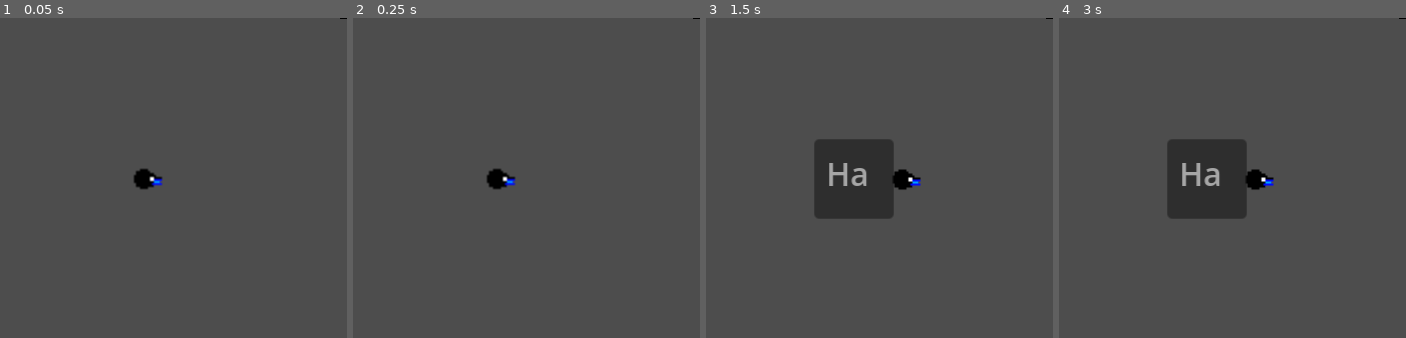
Above: before the commit, frames 1-4 (left to right).
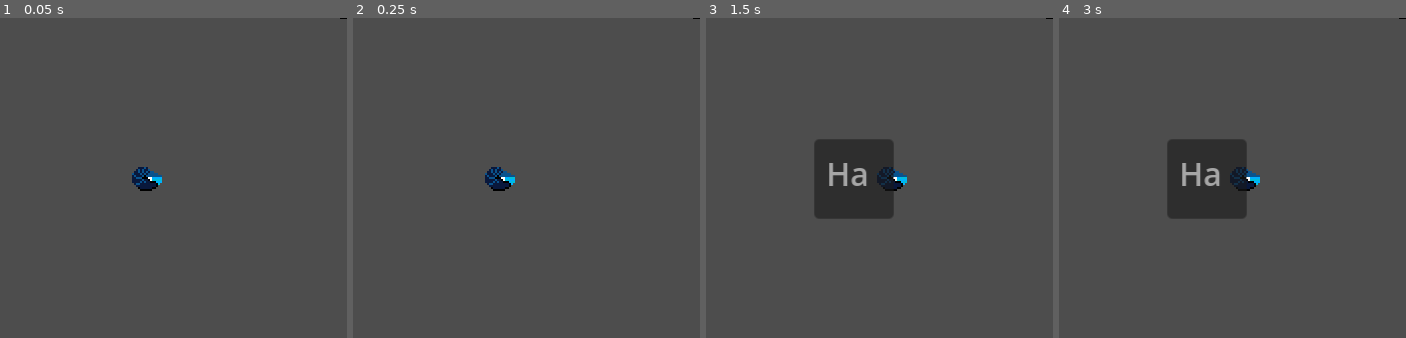
Above: after the commit, the same moments.

Repository: the-alex-g/LD54
Game: Godot game, scene res://world/world.tscn
The game is run twice, just before and just after one commit, with the same random seed, the same clock (stepped at 60 frames per second) and the same inputs.
Inputs:
- Up to frame 1 (0.05 s): no input
- Up to frame 2 (0.25 s): no input
- Up to frame 3 (1.5 s): tap Enter at 0.5 s; hold D (right) 0.53-1.28 s; tap Space (attack) at 0.6 s; hold S (down) from 1.28 s (still down); tap B (build) at 1.35 s
- Up to frame 4 (3 s): tap Space (attack) at 2, 2.1 s; release S (down) at 2.03 s; hold D (right) 2.03-2.78 s; tap Enter at 2.75 s; hold W (up) from 2.78 s (still down); tap B (build) at 2.85 s
The pictures show only the part of the screen within x 36-86%, y 25-75%; the shares and areas given below are measured in that part.

The runs differ from the first frame. In frame 1, 0.5% of the frame differs, in the area x 38-47%, y 46-55%; in frame 2, 0.5%; in frame 3, 0.7%, in the area x 49-62%, y 46-55%; in frame 4, 0.7%.

Commit message:
Add art for constructions

Diff:
--- /dev/null
+++ b/project/constructions/detritivores.tscn
@@ -0,0 +1,53 @@
+[gd_scene load_steps=8 format=3 uid="uid://dj8e8nnteri6g"]
+
+[ext_resource type="Script" path="res://constructions/generator.gd" id="1_gqsp3"]
+[ext_resource type="Texture2D" uid="uid://cr1q1drvded24" path="res://constructions/images/detritivores.png" id="2_qj6fs"]
+
+[sub_resource type="AtlasTexture" id="AtlasTexture_ldor5"]
+atlas = ExtResource("2_qj6fs")
+region = Rect2(0, 0, 16, 16)
+
+[sub_resource type="AtlasTexture" id="AtlasTexture_ogfdi"]
+atlas = ExtResource("2_qj6fs")
+region = Rect2(16, 0, 16, 16)
+
+[sub_resource type="AtlasTexture" id="AtlasTexture_brctr"]
+atlas = ExtResource("2_qj6fs")
+region = Rect2(0, 16, 16, 16)
+
+[sub_resource type="AtlasTexture" id="AtlasTexture_3tx7y"]
+atlas = ExtResource("2_qj6fs")
+region = Rect2(16, 16, 16, 16)
+
+[sub_resource type="SpriteFrames" id="SpriteFrames_hcvtc"]
+animations = [{
+"frames": [{
+"duration": 1.0,
+"texture": SubResource("AtlasTexture_ldor5")
+}, {
+"duration": 1.0,
+"texture": SubResource("AtlasTexture_ogfdi")
+}, {
+"duration": 1.0,
+"texture": SubResource("AtlasTexture_brctr")
+}, {
+"duration": 1.0,
+"texture": SubResource("AtlasTexture_3tx7y")
+}],
+"loop": true,
+"name": &"default",
+"speed": 5.0
+}]
+
+[node name="Detritivores" type="Node2D"]
+script = ExtResource("1_gqsp3")
+resources = {
+"chitin": 1,
+"light": 0,
+"threads": 0
+}
+
+[node name="AnimatedSprite2D" type="AnimatedSprite2D" parent="."]
+texture_filter = 1
+sprite_frames = SubResource("SpriteFrames_hcvtc")
+autoplay = "default"
--- a/project/constructions/glowing_algae.tscn
+++ b/project/constructions/glowing_algae.tscn
@@ -1,7 +1,43 @@
-[gd_scene load_steps=3 format=3 uid="uid://dha8g5ttkq2lu"]
+[gd_scene load_steps=8 format=3 uid="uid://dha8g5ttkq2lu"]
 
 [ext_resource type="Script" path="res://constructions/generator.gd" id="1_eygn1"]
 [ext_resource type="Texture2D" uid="uid://c67n0d17h7oyv" path="res://constructions/images/glowing_algae.png" id="2_digay"]
+
+[sub_resource type="AtlasTexture" id="AtlasTexture_h243b"]
+atlas = ExtResource("2_digay")
+region = Rect2(0, 0, 16, 16)
+
+[sub_resource type="AtlasTexture" id="AtlasTexture_q1llv"]
+atlas = ExtResource("2_digay")
+region = Rect2(16, 0, 16, 16)
+
+[sub_resource type="AtlasTexture" id="AtlasTexture_t7m6l"]
+atlas = ExtResource("2_digay")
+region = Rect2(0, 16, 16, 16)
+
+[sub_resource type="AtlasTexture" id="AtlasTexture_xqlfe"]
+atlas = ExtResource("2_digay")
+region = Rect2(16, 16, 16, 16)
+
+[sub_resource type="SpriteFrames" id="SpriteFrames_gj5xv"]
+animations = [{
+"frames": [{
+"duration": 1.0,
+"texture": SubResource("AtlasTexture_h243b")
+}, {
+"duration": 1.0,
+"texture": SubResource("AtlasTexture_q1llv")
+}, {
+"duration": 1.0,
+"texture": SubResource("AtlasTexture_t7m6l")
+}, {
+"duration": 1.0,
+"texture": SubResource("AtlasTexture_xqlfe")
+}],
+"loop": true,
+"name": &"default",
+"speed": 5.0
+}]
 
 [node name="GlowingAlgae" type="Node2D"]
 script = ExtResource("1_eygn1")
@@ -11,5 +47,7 @@
 "threads": 0
 }
 
-[node name="Sprite2D" type="Sprite2D" parent="."]
-texture = ExtResource("2_digay")
+[node name="Sprite2D" type="AnimatedSprite2D" parent="."]
+texture_filter = 1
+sprite_frames = SubResource("SpriteFrames_gj5xv")
+autoplay = "default"
--- a/project/constructions/harvester.gd
+++ b/project/constructions/harvester.gd
@@ -8,15 +8,12 @@
 var potential_targets : Array[Vector2] = [] : set = _set_potential_targets
 
 
-func _ready()->void:
-	print(global_position)
-
-
 func _process(delta:float)->void:
 	if resources_collected == 3 and potential_targets.size() > 0:
 		_find_new_target()
 	if target != Vector2.INF:
 		global_position = lerp(global_position, target, 0.5 * delta)
+		look_at(target)
 		if target.distance_squared_to(global_position) < 1.0:
 			_reached_target()
 
--- a/project/constructions/harvester.tscn
+++ b/project/constructions/harvester.tscn
@@ -1,9 +1,53 @@
-[gd_scene load_steps=3 format=3 uid="uid://bjunqb1hiyubs"]
+[gd_scene load_steps=10 format=3 uid="uid://bjunqb1hiyubs"]
 
 [ext_resource type="Script" path="res://constructions/harvester.gd" id="1_u4j08"]
+[ext_resource type="Texture2D" uid="uid://cudxy1jopl82y" path="res://constructions/images/harvester.png" id="2_paoad"]
 
 [sub_resource type="CircleShape2D" id="CircleShape2D_knmbm"]
 radius = 5.0
+
+[sub_resource type="AtlasTexture" id="AtlasTexture_6opcl"]
+atlas = ExtResource("2_paoad")
+region = Rect2(0, 0, 16, 16)
+
+[sub_resource type="AtlasTexture" id="AtlasTexture_gqtrm"]
+atlas = ExtResource("2_paoad")
+region = Rect2(16, 0, 16, 16)
+
+[sub_resource type="AtlasTexture" id="AtlasTexture_gbmug"]
+atlas = ExtResource("2_paoad")
+region = Rect2(0, 16, 16, 16)
+
+[sub_resource type="AtlasTexture" id="AtlasTexture_ru3hl"]
+atlas = ExtResource("2_paoad")
+region = Rect2(16, 16, 16, 16)
+
+[sub_resource type="AtlasTexture" id="AtlasTexture_v3723"]
+atlas = ExtResource("2_paoad")
+region = Rect2(0, 32, 16, 16)
+
+[sub_resource type="SpriteFrames" id="SpriteFrames_o5e13"]
+animations = [{
+"frames": [{
+"duration": 1.0,
+"texture": SubResource("AtlasTexture_6opcl")
+}, {
+"duration": 1.0,
+"texture": SubResource("AtlasTexture_gqtrm")
+}, {
+"duration": 1.0,
+"texture": SubResource("AtlasTexture_gbmug")
+}, {
+"duration": 1.0,
+"texture": SubResource("AtlasTexture_ru3hl")
+}, {
+"duration": 1.0,
+"texture": SubResource("AtlasTexture_v3723")
+}],
+"loop": true,
+"name": &"default",
+"speed": 5.0
+}]
 
 [node name="Harvester" type="Node2D"]
 script = ExtResource("1_u4j08")
@@ -13,5 +57,10 @@
 [node name="CollisionShape2D" type="CollisionShape2D" parent="Area2D"]
 shape = SubResource("CircleShape2D_knmbm")
 
+[node name="AnimatedSprite2D" type="AnimatedSprite2D" parent="."]
+texture_filter = 1
+sprite_frames = SubResource("SpriteFrames_o5e13")
+autoplay = "default"
+
 [connection signal="tree_exited" from="." to="." method="_on_tree_exited"]
 [connection signal="area_entered" from="Area2D" to="." method="_on_area_2d_area_entered"]
--- a/project/constructions/harvester_spawn.tscn
+++ b/project/constructions/harvester_spawn.tscn
@@ -1,7 +1,56 @@
-[gd_scene load_steps=2 format=3 uid="uid://dy2kaphefxume"]
+[gd_scene load_steps=9 format=3 uid="uid://dy2kaphefxume"]
 
 [ext_resource type="Script" path="res://constructions/spawner.gd" id="1_wjujb"]
+[ext_resource type="Texture2D" uid="uid://ch1dbnvwv4cel" path="res://constructions/images/harvester_spawn.png" id="2_jkown"]
+
+[sub_resource type="AtlasTexture" id="AtlasTexture_yoabu"]
+atlas = ExtResource("2_jkown")
+region = Rect2(0, 0, 16, 16)
+
+[sub_resource type="AtlasTexture" id="AtlasTexture_a3gt7"]
+atlas = ExtResource("2_jkown")
+region = Rect2(16, 0, 16, 16)
+
+[sub_resource type="AtlasTexture" id="AtlasTexture_54gsf"]
+atlas = ExtResource("2_jkown")
+region = Rect2(0, 16, 16, 16)
+
+[sub_resource type="AtlasTexture" id="AtlasTexture_b0enb"]
+atlas = ExtResource("2_jkown")
+region = Rect2(16, 16, 16, 16)
+
+[sub_resource type="AtlasTexture" id="AtlasTexture_4abwr"]
+atlas = ExtResource("2_jkown")
+region = Rect2(0, 32, 16, 16)
+
+[sub_resource type="SpriteFrames" id="SpriteFrames_4qe6i"]
+animations = [{
+"frames": [{
+"duration": 1.0,
+"texture": SubResource("AtlasTexture_yoabu")
+}, {
+"duration": 1.0,
+"texture": SubResource("AtlasTexture_a3gt7")
+}, {
+"duration": 1.0,
+"texture": SubResource("AtlasTexture_54gsf")
+}, {
+"duration": 1.0,
+"texture": SubResource("AtlasTexture_b0enb")
+}, {
+"duration": 1.0,
+"texture": SubResource("AtlasTexture_4abwr")
+}],
+"loop": true,
+"name": &"default",
+"speed": 5.0
+}]
 
 [node name="HarvesterSpawn" type="Node2D"]
 script = ExtResource("1_wjujb")
 path = "res://constructions/harvester.tscn"
+
+[node name="AnimatedSprite2D" type="AnimatedSprite2D" parent="."]
+texture_filter = 1
+sprite_frames = SubResource("SpriteFrames_4qe6i")
+autoplay = "default"
--- /dev/null
+++ b/project/constructions/mussel_bed.tscn
@@ -0,0 +1,28 @@
+[gd_scene load_steps=4 format=3 uid="uid://crtnw7jhkfu8n"]
+
+[ext_resource type="Script" path="res://constructions/generator.gd" id="1_opqlx"]
+[ext_resource type="Texture2D" uid="uid://bbeyj7xy26cky" path="res://constructions/images/mussel_bed.png" id="2_x1ll0"]
+
+[sub_resource type="SpriteFrames" id="SpriteFrames_dpgbf"]
+animations = [{
+"frames": [{
+"duration": 1.0,
+"texture": ExtResource("2_x1ll0")
+}],
+"loop": true,
+"name": &"default",
+"speed": 5.0
+}]
+
+[node name="MusselBed" type="Node2D"]
+script = ExtResource("1_opqlx")
+resources = {
+"chitin": 0,
+"light": 0,
+"threads": 1
+}
+
+[node name="AnimatedSprite2D" type="AnimatedSprite2D" parent="."]
+texture_filter = 1
+sprite_frames = SubResource("SpriteFrames_dpgbf")
+autoplay = "default"
--- a/project/constructions/spawner.gd
+++ b/project/constructions/spawner.gd
@@ -4,13 +4,12 @@
 signal spawn(path, from, spawner)
 
 @export var path : String
-@export var frequency := 1
+@export var frequency := 10
 
 var children := 0
 
 
 func _ready()->void:
-	print("spawn ", position, " ", global_position)
 	var timer := Timer.new()
 	add_child(timer)
 	timer.timeout.connect(_on_timer_timeout)
--- a/project/hud/hud.gd
+++ b/project/hud/hud.gd
@@ -6,6 +6,8 @@
 
 const CONSTRUCTIONS := [
 	{"name":"Glowing Algae", "anchors":[Construction.ANCHOR_ALL], "anchors_exclude":[], "cost":{}, "path":"res://constructions/glowing_algae.tscn"},
+	{"name":"Detritivores", "anchors":[Construction.ANCHOR_BOTTOM], "anchors_exclude":[], "cost":{}, "path":"res://constructions/detritivores.tscn"},
+	{"name":"Mussel Bed", "anchors":[Construction.ANCHOR_BOTTOM, Construction.ANCHOR_SIDE], "anchors_exclude":[], "cost":{}, "path":"res://constructions/mussel_bed.tscn"},
 	{"name":"Harvester", "anchors":[Construction.ANCHOR_NONE], "anchors_exclude":[Construction.ANCHOR_ALL], "cost":{}, "path":"res://constructions/harvester.tscn"},
 	{"name":"Harvester Spawn", "anchors":[Construction.ANCHOR_BOTTOM], "anchors_exclude":[], "cost":{}, "path":"res://constructions/harvester_spawn.tscn"},
 ]
--- a/project/player/player.tscn
+++ b/project/player/player.tscn
@@ -1,16 +1,40 @@
-[gd_scene load_steps=4 format=3 uid="uid://b4wxacw1wwcej"]
+[gd_scene load_steps=7 format=3 uid="uid://b4wxacw1wwcej"]
 
 [ext_resource type="Script" path="res://player/player.gd" id="1_j6b6t"]
 [ext_resource type="Texture2D" uid="uid://das185ryi36em" path="res://player/nautilus.png" id="2_pnckb"]
 
 [sub_resource type="CircleShape2D" id="CircleShape2D_c3mwf"]
 
+[sub_resource type="AtlasTexture" id="AtlasTexture_53p1g"]
+atlas = ExtResource("2_pnckb")
+region = Rect2(0, 0, 16, 16)
+
+[sub_resource type="AtlasTexture" id="AtlasTexture_p5yui"]
+atlas = ExtResource("2_pnckb")
+region = Rect2(0, 16, 16, 16)
+
+[sub_resource type="SpriteFrames" id="SpriteFrames_6gymo"]
+animations = [{
+"frames": [{
+"duration": 1.0,
+"texture": SubResource("AtlasTexture_53p1g")
+}, {
+"duration": 1.0,
+"texture": SubResource("AtlasTexture_p5yui")
+}],
+"loop": true,
+"name": &"default",
+"speed": 5.0
+}]
+
 [node name="Player" type="CharacterBody2D"]
+texture_filter = 1
 script = ExtResource("1_j6b6t")
-speed = 100.0
+speed = 75.0
 
 [node name="CollisionShape2D" type="CollisionShape2D" parent="."]
 shape = SubResource("CircleShape2D_c3mwf")
 
-[node name="Nautilus" type="Sprite2D" parent="."]
-texture = ExtResource("2_pnckb")
+[node name="Nautilus" type="AnimatedSprite2D" parent="."]
+sprite_frames = SubResource("SpriteFrames_6gymo")
+autoplay = "default"
Binary file added: project/constructions/images/detritivores.png
Not shown, added: project/constructions/images/detritivores.png.import
Binary file changed: project/constructions/images/glowing_algae.png
Binary file added: project/constructions/images/harvester.png
Not shown, added: project/constructions/images/harvester.png.import
Binary file added: project/constructions/images/harvester_spawn.png
Not shown, added: project/constructions/images/harvester_spawn.png.import
Binary file added: project/constructions/images/mussel_bed.png
Not shown, added: project/constructions/images/mussel_bed.png.import
Binary file changed: project/player/nautilus.png
Not shown, added: project/constructions/images/harvester.piskel
Not shown, added: raw_files/detritivores.piskel
(and 5 more such lines)
